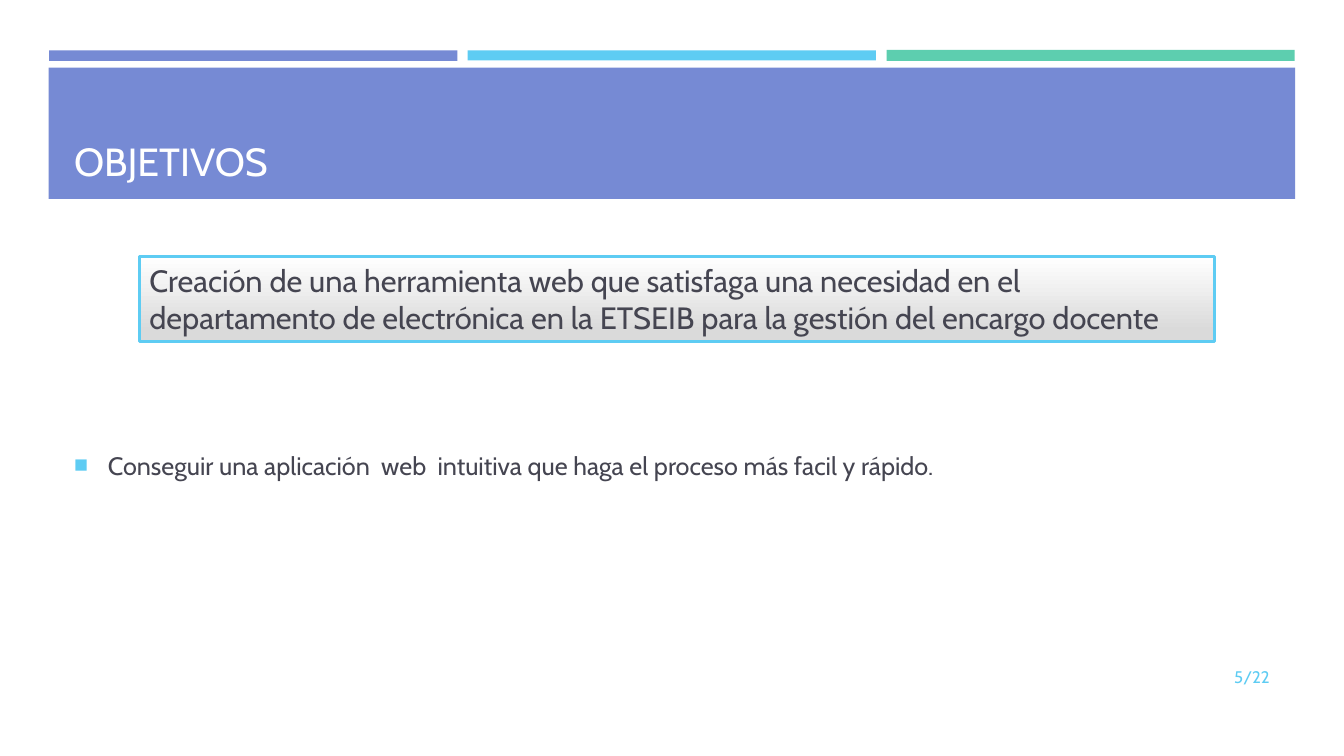
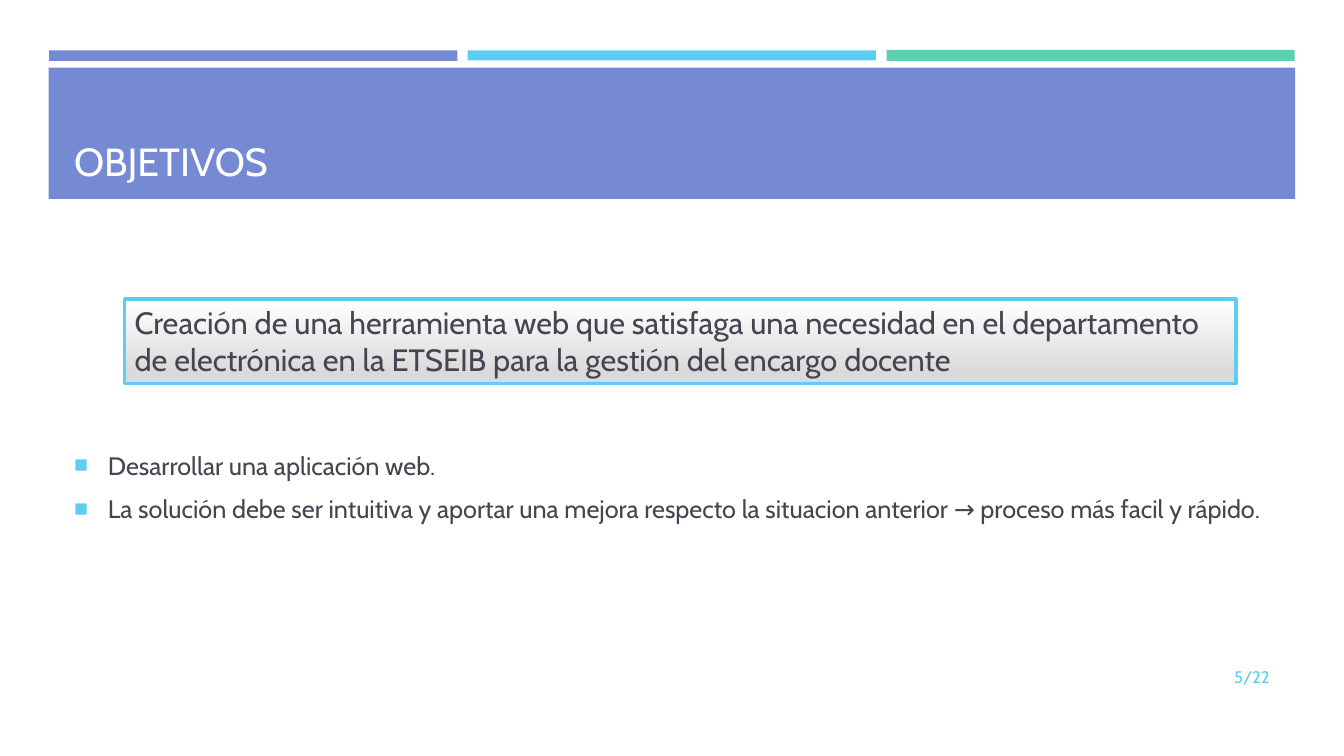
Before and after one commit to mdlunag/tfg, a slide deck: slide 5 of tfg_presentacio.pptx. Drawn at 1344x756 pixels with LibreOffice and Linux fonts; fonts in the diff are those of the drawing. Boxes give left, top, right and bottom in pixels: in the first picture for what was removed or moved away, otherwise in the second. Text is boxed around its words. In the diff, an @@ line names an element or a change of style, - is before the commit and + after.

Commit message:
update pwp

```diff
--- a/tfg_presentacio.pptx
+++ b/tfg_presentacio.pptx
@@ rectangle "Creación de una herramienta web ...": place and size @@
-rectangle "Creación de una herramienta web ..." at <box>139,256,1215,341</box>
+rectangle "Creación de una herramienta web ..." at <box>125,299,1237,384</box>
@@ text at <box>108,456,1260,524</box>: text changed @@
-■ Conseguir una aplicación web intuitiva que haga el proceso más facil y rápido.
+■ Desarrollar una aplicación web.
+■ La solución debe ser intuitiva y aportar una mejora respecto la situacion anterior → proceso más facil y rápido.
```
Also in this commit, not shown: 10 other slides changed.
